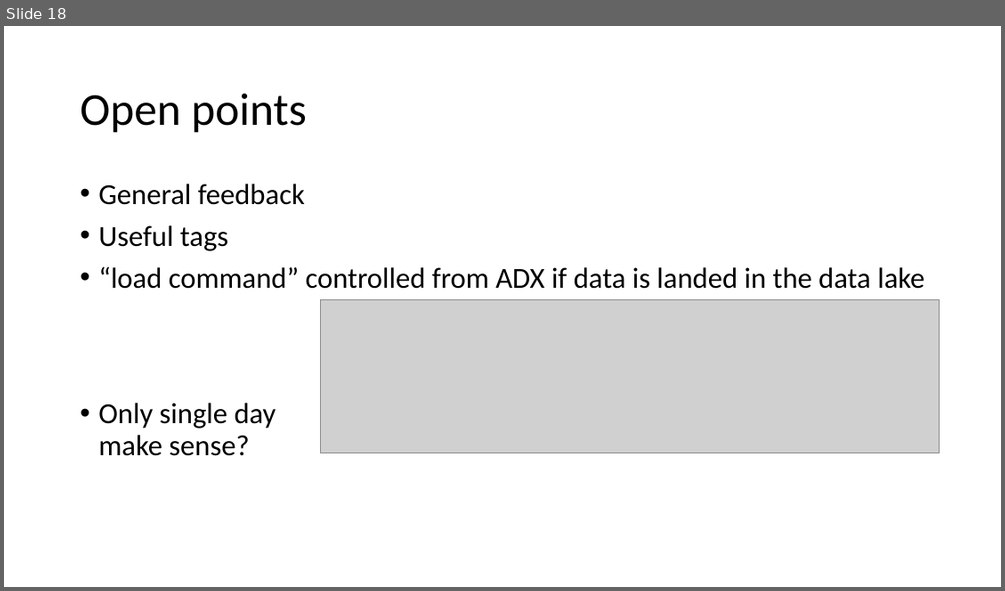
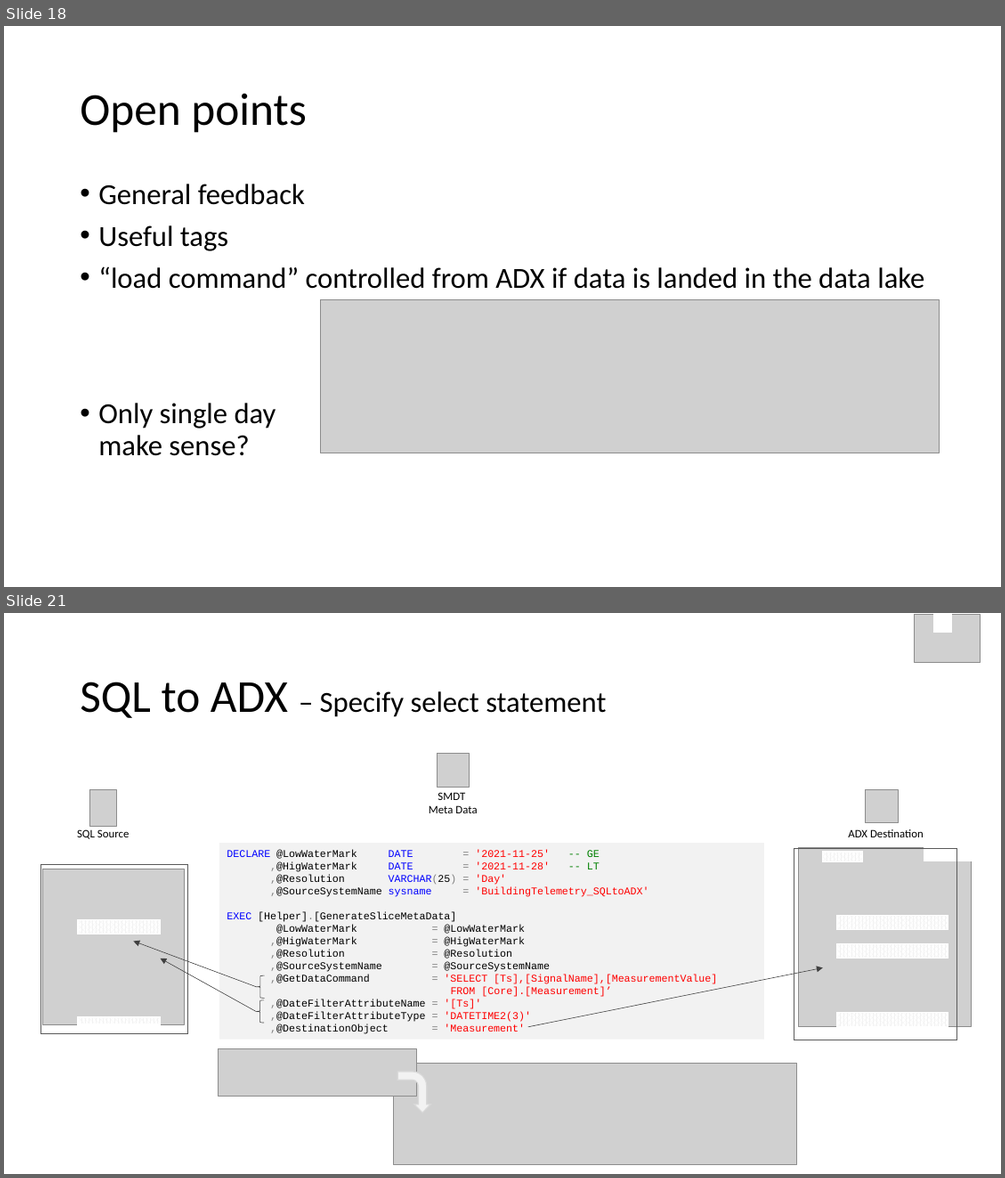
Before and after one commit to meinradweiss/SwissArmyKnife, a slide deck: docs/ADF_SynapsePipelines/PPT/SlicedDataMigrationToolbox.pptx. Shown one above the other, each under a label of ours: slide 18 before the commit, slides 18 and 21 after it; the slides between them are not shown. The pictures are 1005x591 and 1005x1178 pixels, drawn with LibreOffice and Linux fonts; fonts in the diff are those of the drawing; grey boxes stand for pictures. Boxes give left, top, right and bottom in pixels: in the first picture for what was removed or moved away, otherwise in the second. Text is boxed around its words. In the diff, an @@ line names an element or a change of style, - is before the commit and + after.

Commit message:
PPT updated, more flexibility in respect of required parameters added, Concat replaced with + to generate null values if parameters are missing. Test data extended.

```diff
--- a/docs/ADF_SynapsePipelines/PPT/SlicedDataMigrationToolbox.pptx
+++ b/docs/ADF_SynapsePipelines/PPT/SlicedDataMigrationToolbox.pptx
@@ slide 21 added at [4, 613, 1001, 1174], background #FFFFFF @@
@@ picture added at [914, 614, 979, 662] @@
@@ rectangle added at [934, 613, 952, 632], fill #FFFFFF, outline #FFFFFF 1 pt @@
@@ title added at [80, 682, 606, 718], 28 pt, text #000000 @@
+SQL to ADX – Specify select statement
@@ picture added at [437, 754, 469, 787] @@
@@ picture added at [89, 790, 116, 826] @@
@@ text added at [429, 792, 477, 813], 11 pt, text #000000 @@
+SMDT
+Meta Data
@@ picture added at [866, 790, 899, 823] @@
@@ text added at [77, 829, 129, 839], 11 pt, text #000000 @@
+SQL Source
@@ rectangle added at [219, 843, 764, 1039], fill #F2F2F2, 10 pt, text #000000 @@
+DECLARE @LowWaterMark DATE = '2021-11-25' -- GE
+,@HigWaterMark DATE = '2021-11-28' -- LT
+,@Resolution VARCHAR(25) = 'Day'
+,@SourceSystemName sysname = 'BuildingTelemetry_SQLtoADX'
+EXEC [Helper].[GenerateSliceMetaData]
+@LowWaterMark = @LowWaterMark
+,@HigWaterMark = @HigWaterMark
+,@Resolution = @Resolution
+,@SourceSystemName = @SourceSystemName
+,@GetDataCommand = 'SELECT [Ts],[SignalName],[MeasurementValue]
+FROM [Core].[Measurement]’
+,@DateFilterAttributeName = '[Ts]'
+,@DateFilterAttributeType = 'DATETIME2(3)'
+,@DestinationObject = 'Measurement'
@@ group added at [793, 848, 971, 1040]: 6 rectangles, 1 picture @@
@@ text added at [848, 829, 923, 837], 11 pt, text #000000 @@
+ADX Destination
@@ group added at [40, 864, 188, 1033]: 3 rectangles, 1 picture @@
@@ arrow added from (256, 987) to (133, 941), #404040 0.5 pt @@
@@ arrow added from (256, 1012) to (161, 958), #404040 0.5 pt @@
@@ left brace added at [256, 976, 264, 998], outline #404040 0.5 pt @@
@@ arrow added from (528, 1027) to (823, 967), #404040 0.5 pt @@
@@ left brace added at [256, 1000, 264, 1022], outline #404040 0.5 pt @@
@@ picture added at [218, 1048, 417, 1095] @@
@@ picture added at [394, 1063, 797, 1164] @@
@@ bent arrow added at [397, 1071, 430, 1112], fill #F2F2F2, outline #D9D9D9 1 pt @@
```
Also in this commit, not shown: 1 slide changed, 3 other slides added, 9 other files.
